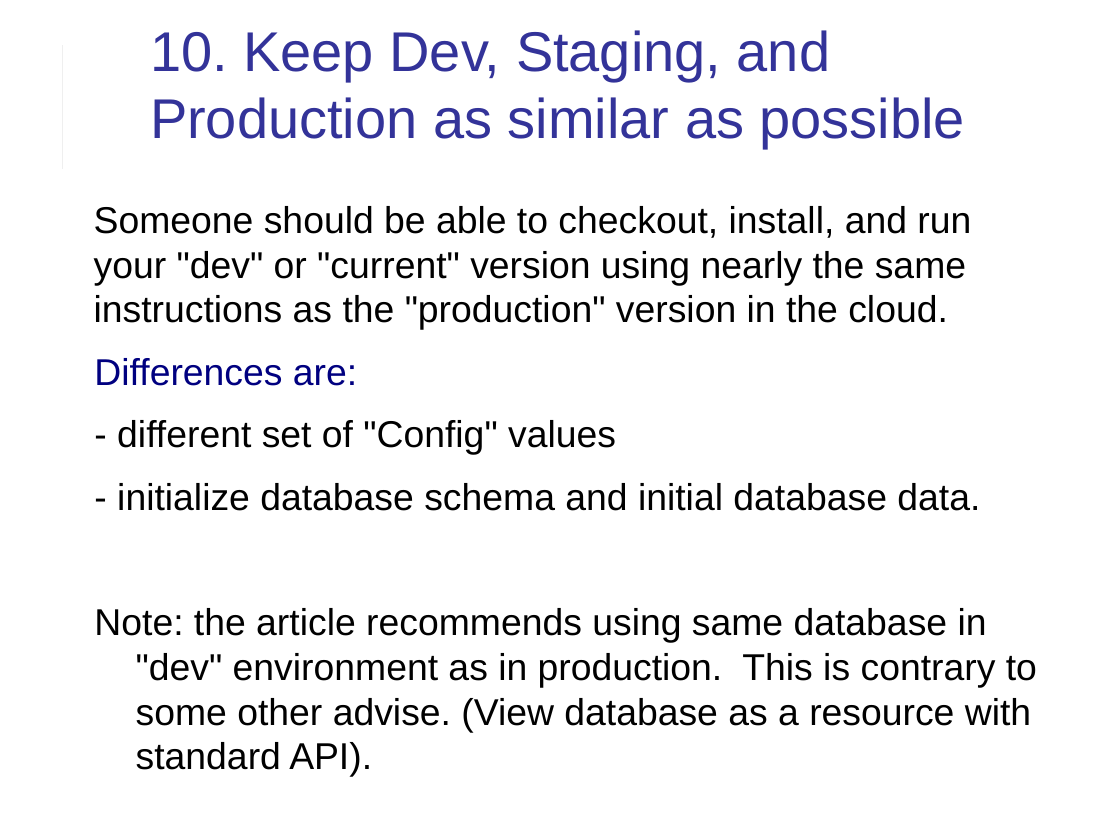
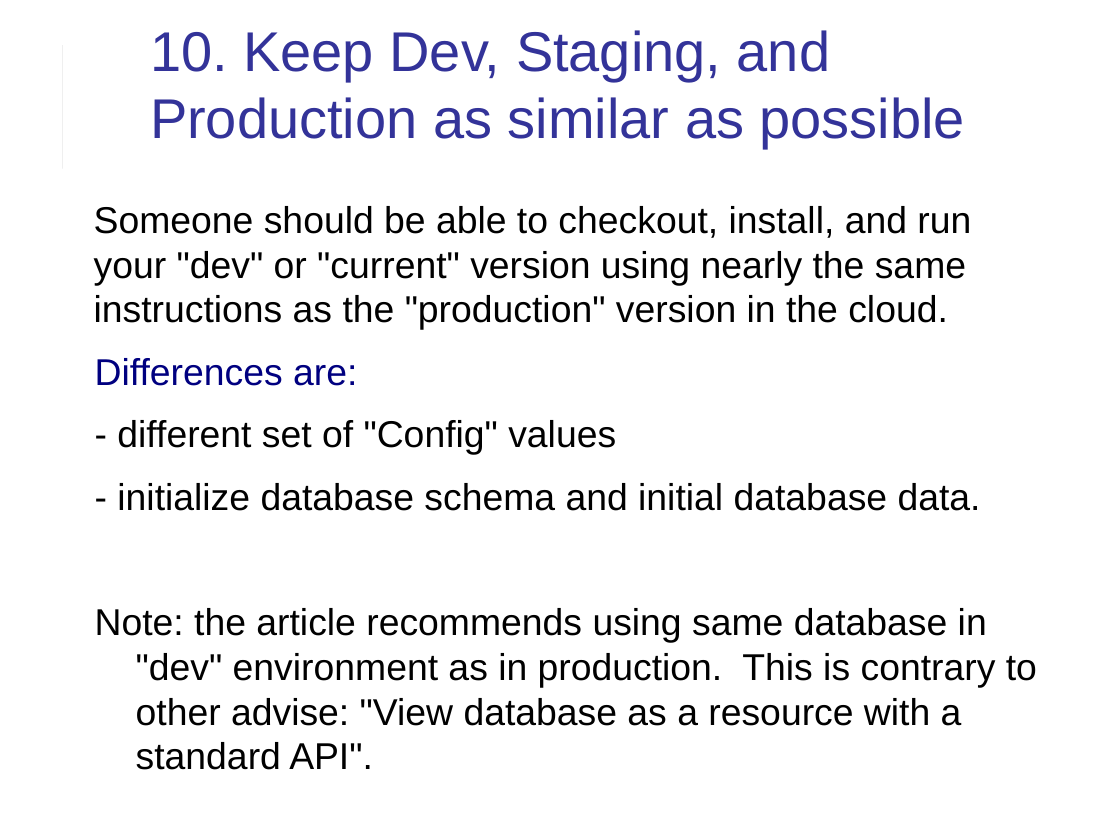
Before and after one commit to cpske/ISP, a slide deck: slide 11 of web/12FactorApp.ppt (slide 10 before the commit). Drawn at 1120x840 pixels with LibreOffice and Linux fonts; fonts in the diff are those of the drawing. Boxes give left, top, right and bottom in pixels: in the first picture for what was removed or moved away, otherwise in the second. Text is boxed around its words. In the diff, an @@ line names an element or a change of style, - is before the commit and + after.

```diff
--- a/web/12FactorApp.ppt
+++ b/web/12FactorApp.ppt
@@ text at <box>95,608,1037,770</box>: text changed @@
-Note: the article recommends using same database in "dev" environment as in production. This is contrary to some other advise. (View database as a resource with standard API).
+Note: the article recommends using same database in "dev" environment as in production. This is contrary to other advise: "View database as a resource with a standard API".
```
Also in this commit, not shown: 5 other slides changed, 1 slide added, 3 other files.
